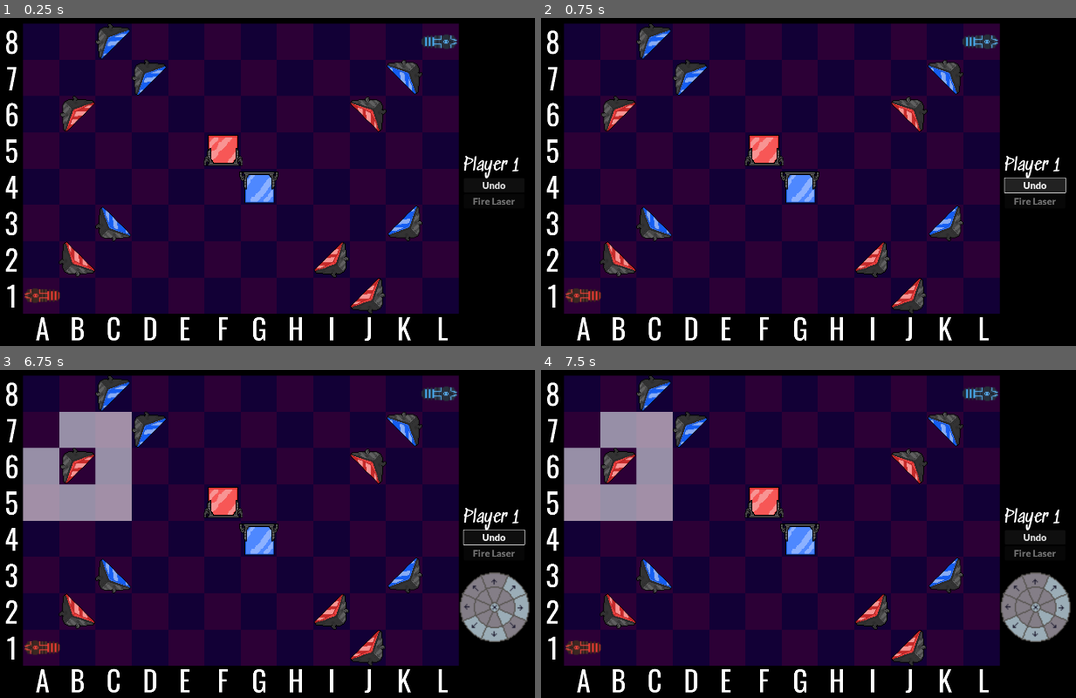
Above: before the commit, frames 1-4 (two rows, left to right).
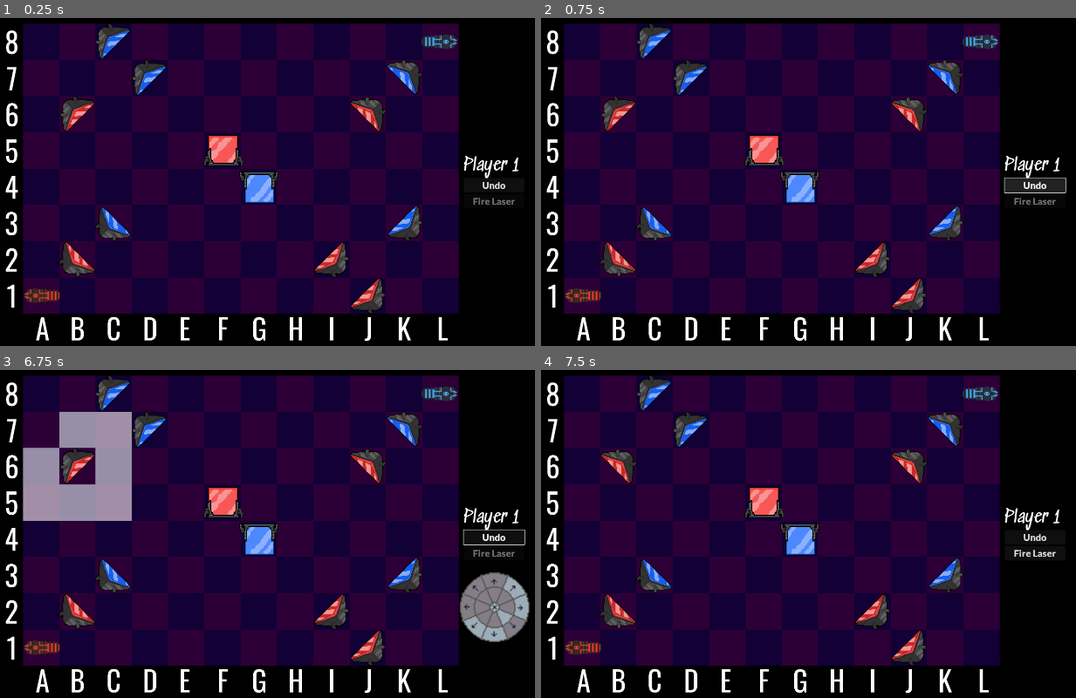
Above: after the commit, the same moments.

Repository: mzbrubak/Reflectix
Game: Godot game, scene res://Scenes/main.tscn
Two runs of this game, one before a commit and one after it. Both use one fixed random seed, a clock stepped at 60 frames per second and the inputs below.
Inputs (mouse positions are in pixels of both pictures, inside the frame that each line leads up to):
- Up to frame 1 (0.25 s): no input
- Up to frame 2 (0.75 s): click "Undo" at 0.5 s
- Up to frame 3 (6.75 s): click "Undo" at 1.25 s; click "Undo" at 2 s; tap Enter at 2.75, 4.25, 5.75 s; move the mouse to (428, 517) at 2.77 s; click (428, 517) at 2.92 s; tap Space at 3.5, 5, 6.5 s; move the mouse to (139, 556) at 3.52 s; click (139, 556) at 3.67 s; move the mouse to (347, 452) at 4.27 s; click (347, 452) at 4.42 s; move the mouse to (240, 616) at 5.02 s; click (240, 616) at 5.17 s; move the mouse to (486, 596) at 5.77 s; click (486, 596) at 5.92 s; move the mouse to (69, 481) at 6.52 s; click (69, 481) at 6.67 s
- Up to frame 4 (7.5 s): click (1033, 606) at 7.25 s

The runs differ from the first frame. In frame 4, 8.0% of the frame differs, in the area x 4-100%, y 12-83%.

Commit message:
Rotation should work now

Diff:
--- a/Scenes/RotationButton.gd
+++ b/Scenes/RotationButton.gd
@@ -12,5 +12,8 @@
 
 
 func _on_pressed():
-	pass
-	#print(state)
+	SignalBus.set_piece_rotation.emit(state)
+	get_tree().call_group("selectors", "queue_free")
+	SignalBus.move_made.emit(true)
+	SignalBus.rotation_selection.emit(false)
+	SignalBus.undo_disabled.emit(false)
--- a/Scenes/laser.gd
+++ b/Scenes/laser.gd
@@ -4,12 +4,15 @@
 
 # Called when the node enters the scene tree for the first time.
 func _ready():
-	parent_rotation=self.get_parent().get_parent().get_parent().rotation#needed to correct for direction of raycast being set to local
+	parent_rotation=self.get_parent().get_parent().rotation#needed to correct for direction of raycast being set to local
 
 
 # Called every frame. 'delta' is the elapsed time since the previous frame.
 func _process(delta):
 	pass
+
+func update_rotation():
+	parent_rotation=self.get_parent().get_parent().rotation
 
 func fire():
 	z_index=100;
--- a/Scenes/laseremitter.gd
+++ b/Scenes/laseremitter.gd
@@ -77,3 +77,5 @@
 		Vector3i(0,0,1):
 			pass#swap sprite
 			$Rotation.rotation=0
+
+	$Rotation/Body/Laser.update_rotation()
--- a/Scenes/mirror.gd
+++ b/Scenes/mirror.gd
@@ -8,7 +8,8 @@
 
 # Called when the node enters the scene tree for the first time.
 func _ready():
-	pass
+	rotation=0
+	set_rotation_from_state(state)
 
 # Called every frame. 'delta' is the elapsed time since the previous frame.
 func _process(_delta):
@@ -42,42 +43,46 @@
 	$Rotation/Red.visible = false
 	$Rotation/Blue.visible = true
 
+
+
 func set_rotation_from_state(rotationstate):
+	state=rotationstate
 	match rotationstate:
 		#First the 2D states
 		Vector3i(-1,-1,0):
-			rotation=0
+			$Rotation.rotation=0
 		Vector3i(-1,0,0):
-			rotation=PI/4
+			$Rotation.rotation=PI/4
 		Vector3i(-1,1,0):
-			rotation=PI/2
+			$Rotation.rotation=PI/2
 		Vector3i(0,1,0):
-			rotation=3*PI/4
+			$Rotation.rotation=3*PI/4
 		Vector3i(1,1,0):
-			rotation=PI
+			$Rotation.rotation=PI
 		Vector3i(1,0,0):
-			rotation=5*PI/4
+			$Rotation.rotation=5*PI/4
 		Vector3i(1,-1,0):
-			rotation=3*PI/2
+			$Rotation.rotation=3*PI/2
 		Vector3i(0,-1,0):
-			rotation=7*PI/4
+			$Rotation.rotation=7*PI/4
 		#Then the 3D states
 		Vector3i(-1,-1,1):
-			rotation=0
+			$Rotation.rotation=0
 		Vector3i(-1,0,1):
-			rotation=PI/4
+			$Rotation.rotation=PI/4
 		Vector3i(-1,1,1):
-			rotation=PI/2
+			$Rotation.rotation=PI/2
 		Vector3i(0,1,1):
-			rotation=3*PI/4
+			$Rotation.rotation=3*PI/4
 		Vector3i(1,1,1):
-			rotation=PI
+			$Rotation.rotation=PI
 		Vector3i(1,0,1):
-			rotation=5*PI/4
+			$Rotation.rotation=5*PI/4
 		Vector3i(1,-1,1):
-			rotation=3*PI/2
+			$Rotation.rotation=3*PI/2
 		Vector3i(0,-1,1):
-			rotation=7*PI/4
+			$Rotation.rotation=7*PI/4
 		Vector3i(0,0,1):
 			pass#swap sprite
-			rotation=0
+			$Rotation.rotation=0
+	$Rotation/MirrorSurface/Laser.update_rotation()
--- a/Scenes/mirror_sprite_2d.gd
+++ b/Scenes/mirror_sprite_2d.gd
@@ -1,7 +1,7 @@
 extends Sprite2D
 
 @export var selector: PackedScene
-@onready var mirror = $".."
+@onready var mirror = $"../.."
 
 var selecting = false
 var player1_moving = true;
--- a/Scenes/rotation_ui.gd
+++ b/Scenes/rotation_ui.gd
@@ -7,7 +7,7 @@
 	SignalBus.piece.connect(on_piece)
 	rotation_buttons=self.get_children()
 # Called every frame. 'delta' is the elapsed time since the previous frame.
-func _process(delta):
+func _process(_delta):
 	pass
 
 func on_rotate_selection(rotate_selection):
@@ -15,11 +15,13 @@
 
 func on_piece(piece_node):
 	if piece_node==null:
+		SignalBus.set_piece_rotation.disconnect(rotate_piece.set_rotation_from_state)
 		rotate_piece=null
 	else:
 		rotate_piece=piece_node.get_parent()
 		for rotation_button in rotation_buttons:
 			rotation_button.disabled=!is_rotation_accessible(rotation_button,rotate_piece.state)
+		SignalBus.set_piece_rotation.connect(rotate_piece.set_rotation_from_state)
 
 func is_rotation_accessible(rotation_button, state)->bool:
 	var newstate=rotation_button.state
